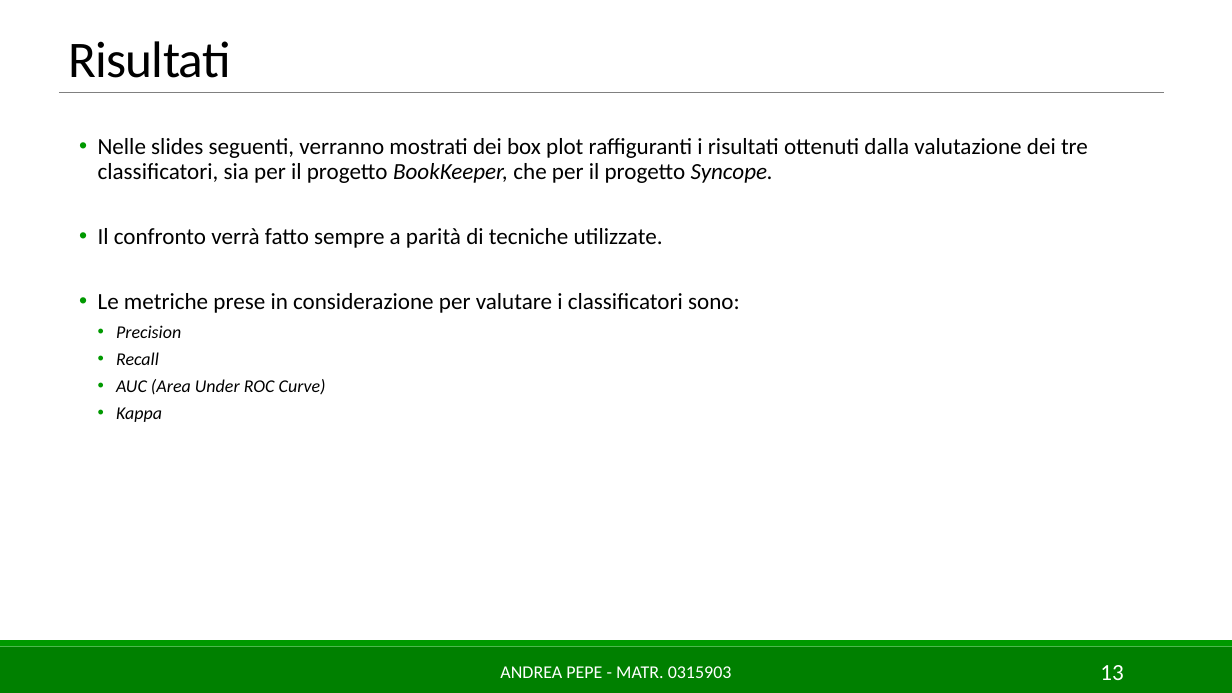
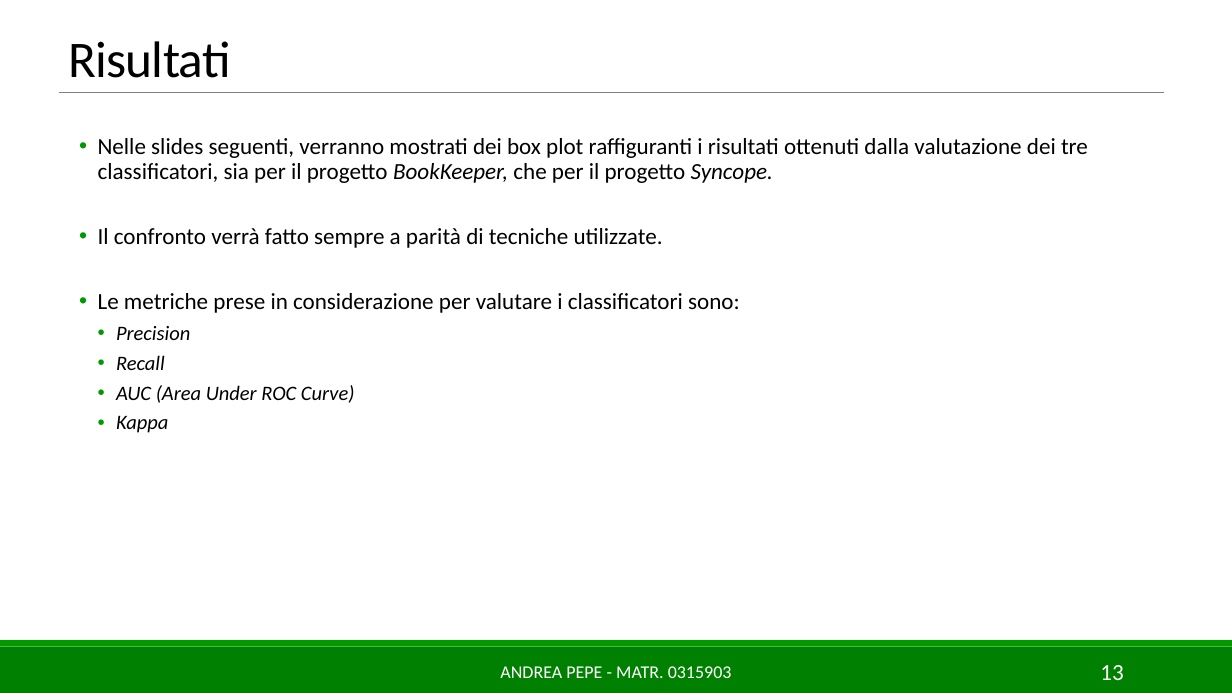
Before and after one commit to AndreaPepe/ISW2_Deliverables, a slide deck: slide 13 of ML/Slides/MLforSE_AndreaPepe_0315903.pptx. Drawn at 1232x693 pixels with LibreOffice and Linux fonts; fonts in the diff are those of the drawing. Boxes give left, top, right and bottom in pixels: in the first picture for what was removed or moved away, otherwise in the second. Text is boxed around its words. In the diff, an @@ line names an element or a change of style, - is before the commit and + after.

```diff
--- a/ML/Slides/MLforSE_AndreaPepe_0315903.pptx
+++ b/ML/Slides/MLforSE_AndreaPepe_0315903.pptx
@@ text at bbox=[116, 326, 355, 433]: size 14 to 16 pt in "Precision", "Recall", "AUC (Area Under ROC Curve)", "Kappa" @@
```
Also in this commit, not shown: 10 other slides changed, 4 other files.
